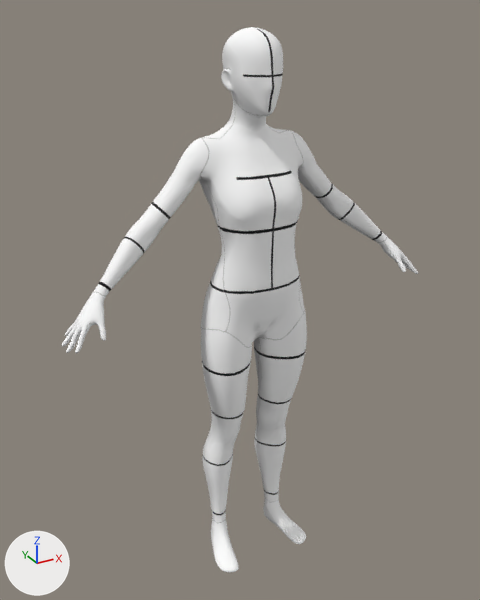
The FBX model characters/base/female-adult/female-adult.fbx: old version first, new version second.
The view is the same before and after, from a 50 mm lens placed at (-0.893, -1.545, 1.673), pointed at (-0.024, 0.035, 0.884). The lights are fixed; the arrows at lower left show +X, +Y and +Z.

The scene before the commit, as lines of its bpy script (objects in view):
```python
me_untitled = bpy.data.meshes.new('Untitled')
me_untitled.from_pydata(...)  # 6681 vertices, 13358 faces; spans x -1.63..0.0, y -0.57..0.57, z -0.12..0.11
me_untitled.materials.append(mat_20___default_001)  # picture img_female_adult_texture_diff_jpg
ob_female_adult_meso = bpy.data.objects.new('female-adult-meso', me_untitled)
ob_female_adult_meso.location = (0.0, 0.0, 0.0)
ob_female_adult_meso.rotation_euler = (-1.571, 1.571, 0.0)  # degrees (-90, 90, 0)
```
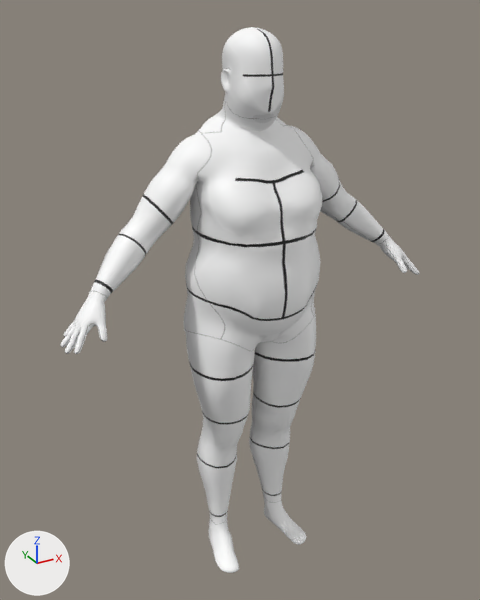
The newer file adds a shape key; the second version is drawn at full value of the shape key 'obese' of 'female-adult-meso', and the change is written as the vertex moves it makes.

What differs and where, as boxes (x1, y1, x2, y2) in the pictures (480 x 600 px):
'female-adult-meso', reshaped, turned: before (62, 27, 418, 573); after (60, 27, 419, 573)

Diff of the bpy script that builds the scene:
```diff
--- a/characters/base/female-adult/female-adult.fbx.py
+++ b/characters/base/female-adult/female-adult.fbx.py
@@ me_untitled @@
 # used by ob_female_adult_meso; location = (0.0, 0.0, 0.0); rotation_euler = (-1.571, 1.571, 0.0), in degrees (-90, 90, 0)
-me_untitled.from_pydata(...)  # 6681 vertices, 13358 faces; spans x -1.63..0.0, y -0.57..0.57, z -0.12..0.11
+me_untitled.from_pydata(...)  # 6681 vertices, 13358 faces; spans x -0.57..0.57, y -0.18..0.15, z 0.0..1.63
+# me_untitled part 1: 6681 of 6681 vertices moved; they spanned x -1.63..0.0, y -0.57..0.57, z -0.12..0.11 and now span x -0.57..0.57, y -0.18..0.15, z 0.0..1.63; mean shift (0.98, -0.01, 0.99); largest move (-1.61, -0.03, -0.04) -> (0.03, -0.04, 1.61)
 me_untitled.materials.append(mat_20___default_001)
@@ ob_female_adult_meso @@
 ob_female_adult_meso.location = (0.0, 0.0, 0.0)
-ob_female_adult_meso.rotation_euler = (-1.571, 1.571, 0.0)  # degrees (-90, 90, 0)
```
